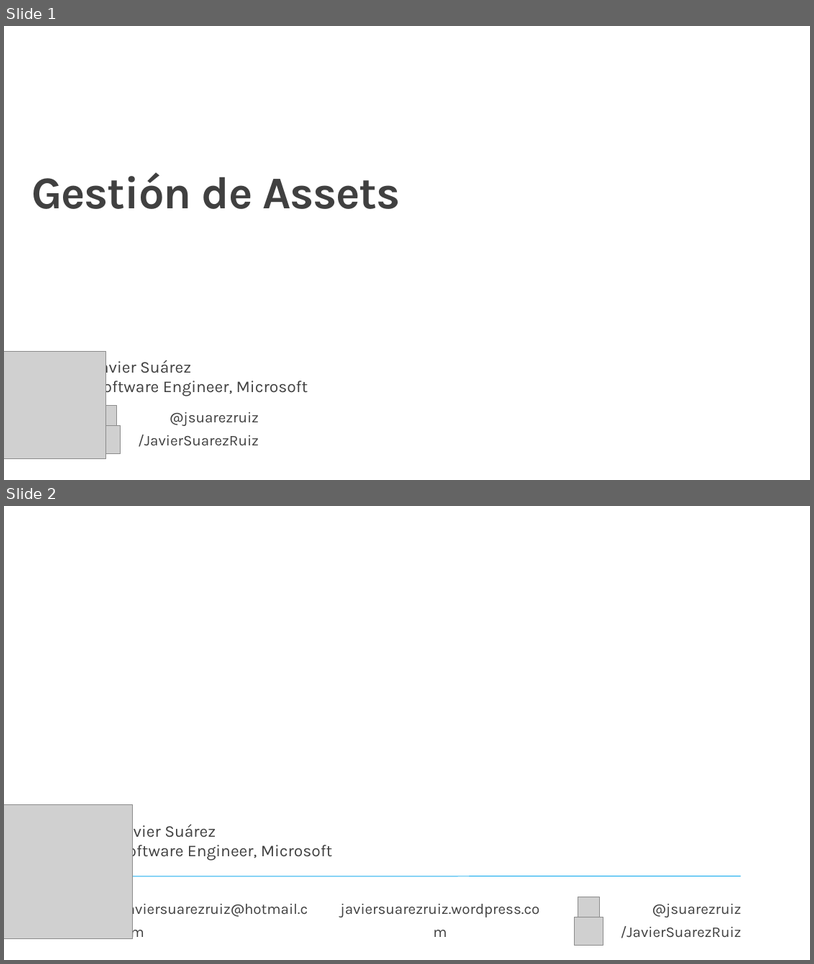
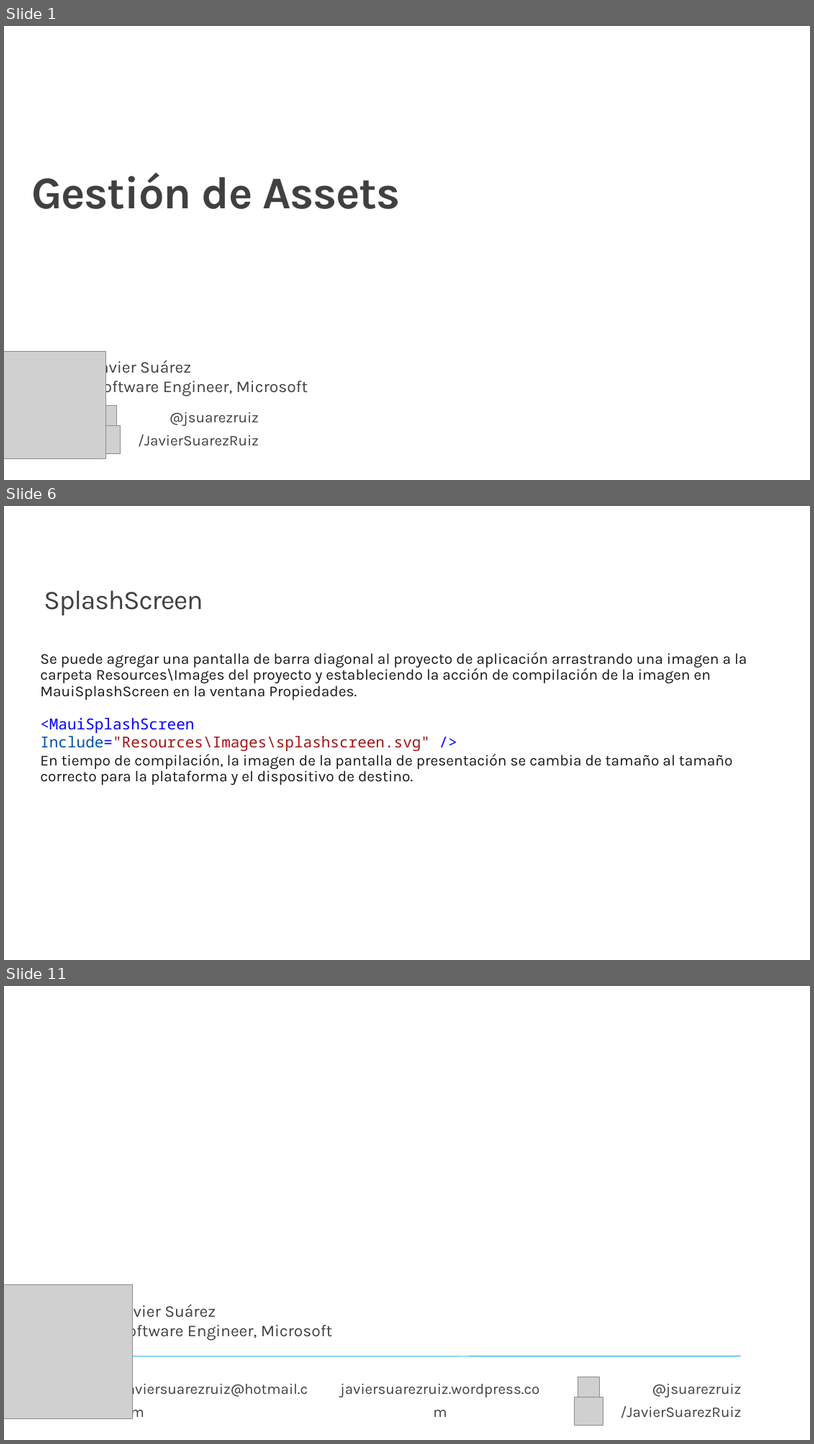
Before and after one commit to jsuarezruiz/taller-dotnet-maui, a slide deck: Bloque 3 - Creación de primera App/Taller12 - Gestión de Assets.pptx. Shown one above the other, each under a label of ours: slides 1 and 2 before the commit, slides 1, 6 and 11 after it; the slides between them are not shown. The pictures are 814x964 and 814x1444 pixels, drawn with LibreOffice and Linux fonts; fonts in the diff are those of the drawing; grey boxes stand for pictures; background and template pictures are left out. Boxes give left, top, right and bottom in pixels: in the first picture for what was removed or moved away, otherwise in the second. Text is boxed around its words. In the diff, an @@ line names an element or a change of style, - is before the commit and + after.

```diff
--- a/Bloque 3 - Creación de primera App/Taller12 - Gestión de Assets.pptx
+++ b/Bloque 3 - Creación de primera App/Taller12 - Gestión de Assets.pptx
@@ slide 6 added at bbox=[4, 506, 810, 960], background #FFFFFF @@
@@ title added at bbox=[44, 590, 203, 615], 32 pt, text #404040 @@
+SplashScreen
@@ text added at bbox=[40, 652, 747, 785], 18 pt, text #171717 @@
+Se puede agregar una pantalla de barra diagonal al proyecto de aplicación arrastrando una imagen a la carpeta Resources\Images del proyecto y estableciendo la acción de compilación de la imagen en MauiSplashScreen en la ventana Propiedades.
+En tiempo de compilación, la imagen de la pantalla de presentación se cambia de tamaño al tamaño correcto para la plataforma y el dispositivo de destino.
@@ text added at bbox=[40, 718, 430, 751], 18 pt, text #A31515 @@
+<MauiSplashScreen Include="Resources\Images\splashscreen.svg" />
@@ what was slide 2 is now slide 11 @@
```
Also in this commit, not shown: 8 other slides added.
